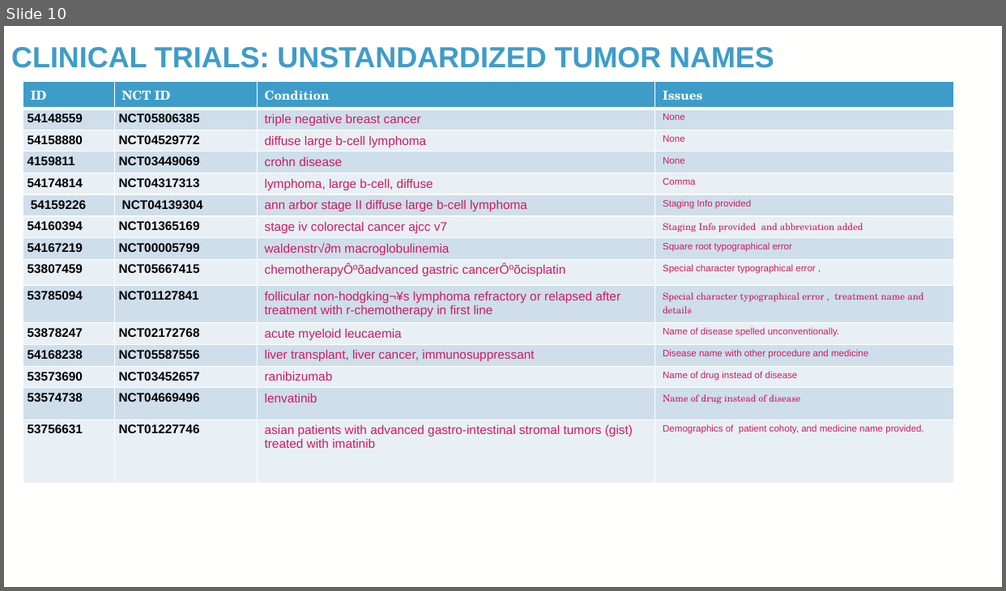
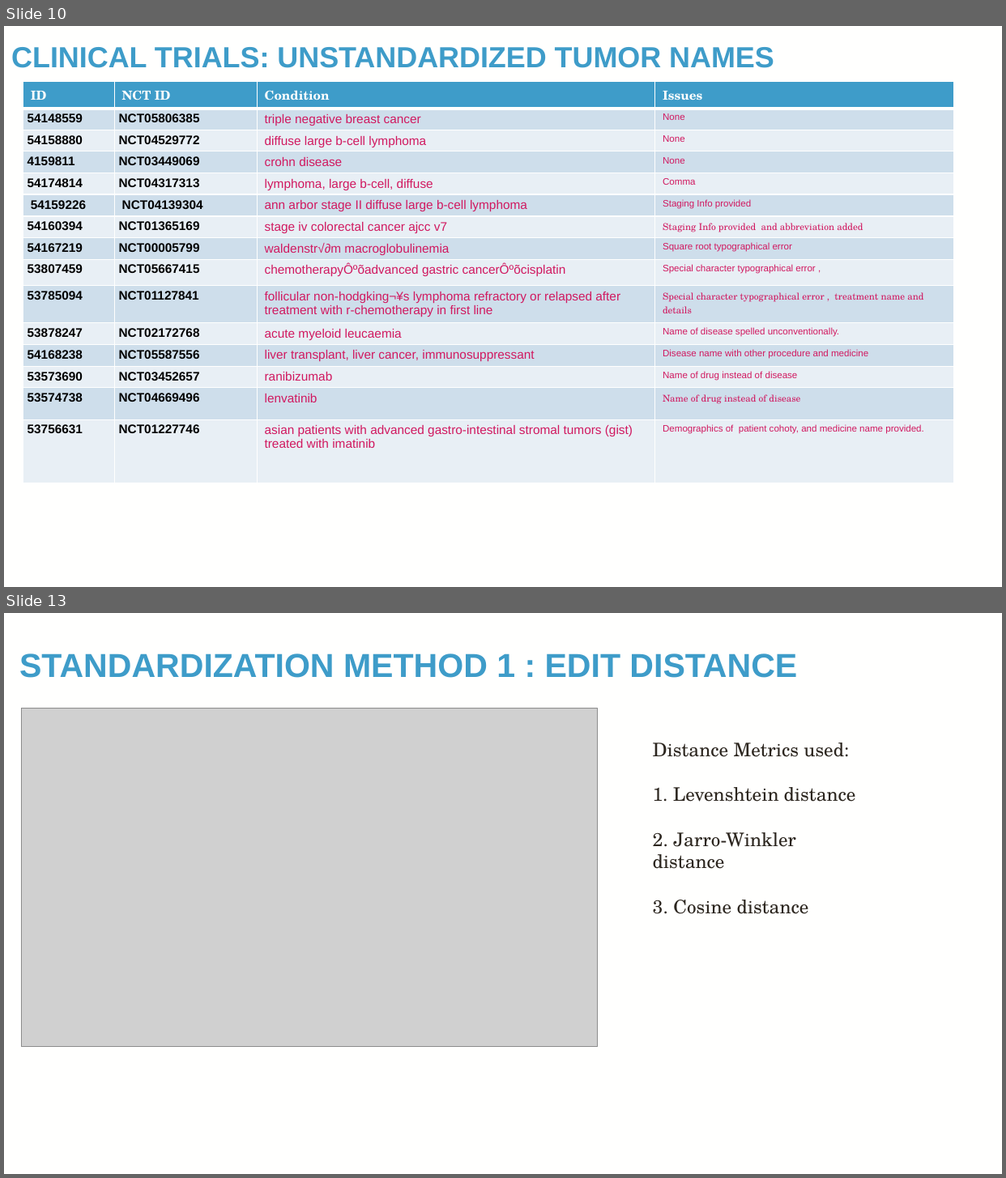
Before and after one commit to TaylorResearchLab/CANTOS, a slide deck: presentations/BIG_2024.pptx. Shown one above the other, each under a label of ours: slide 10 before the commit, slides 10 and 13 after it; the slides between them are not shown. The pictures are 1006x591 and 1006x1178 pixels, drawn with LibreOffice and Linux fonts; fonts in the diff are those of the drawing; grey boxes stand for pictures; background and template pictures are left out. Boxes give left, top, right and bottom in pixels: in the first picture for what was removed or moved away, otherwise in the second. Text is boxed around its words. In the diff, an @@ line names an element or a change of style, - is before the commit and + after.

Commit message:
adding benchmark results for edit distance in ppt

```diff
--- a/presentations/BIG_2024.pptx
+++ b/presentations/BIG_2024.pptx
@@ slide 13 added at (x1=4, y1=613, x2=1002, y2=1174), background picture (left out) @@
@@ title added at (x1=19, y1=653, x2=797, y2=678), 32 pt, text #3E9CC9, bold @@
+STANDARDIZATION METHOD 1 : EDIT DISTANCE
@@ picture added at (x1=22, y1=708, x2=598, y2=1046) @@
@@ text added at (x1=653, y1=743, x2=856, y2=914), 18 pt, text #2C261E @@
+Distance Metrics used:
+1. Levenshtein distance
+2. Jarro-Winkler distance
+3. Cosine distance
@@ page number added at (x1=931, y1=1133, x2=977, y2=1163), 12 pt, text #FFFFFE @@
+13
```
Also in this commit, not shown: 1 slide changed, 5 other slides added, 2 slides removed.
